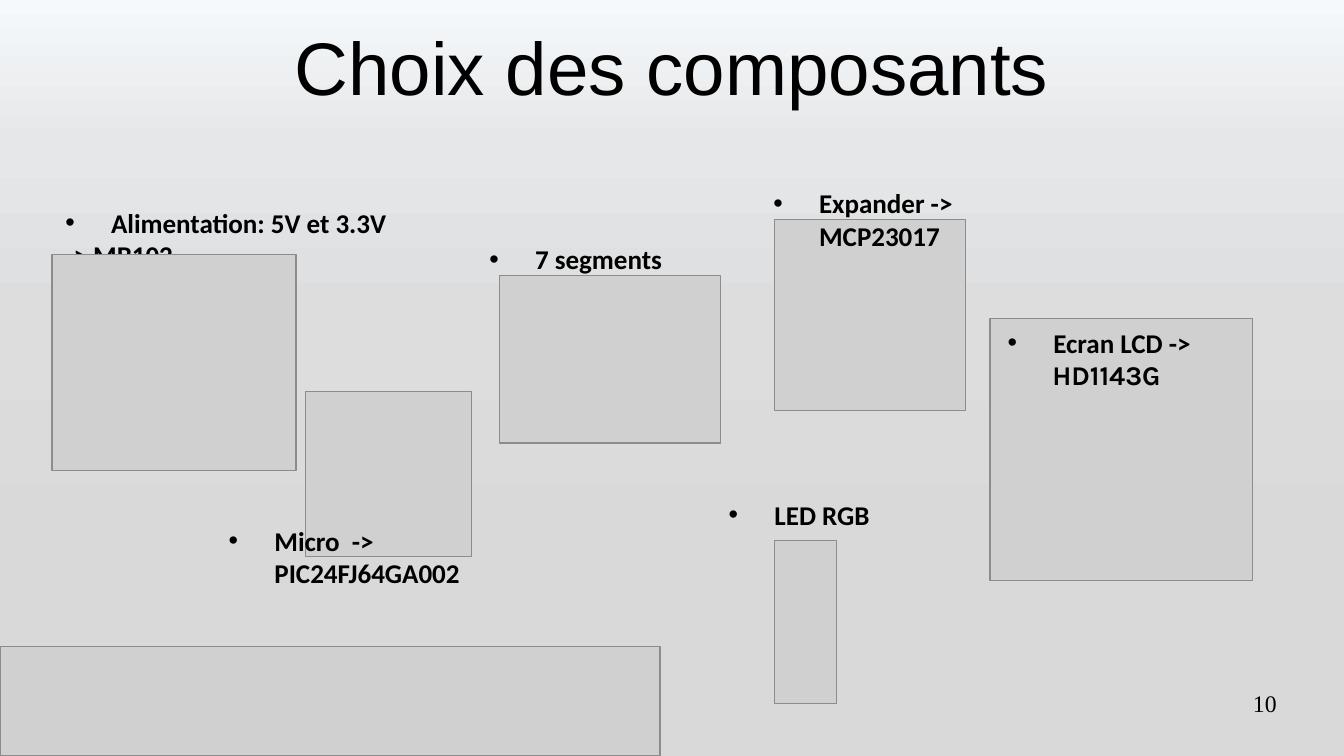
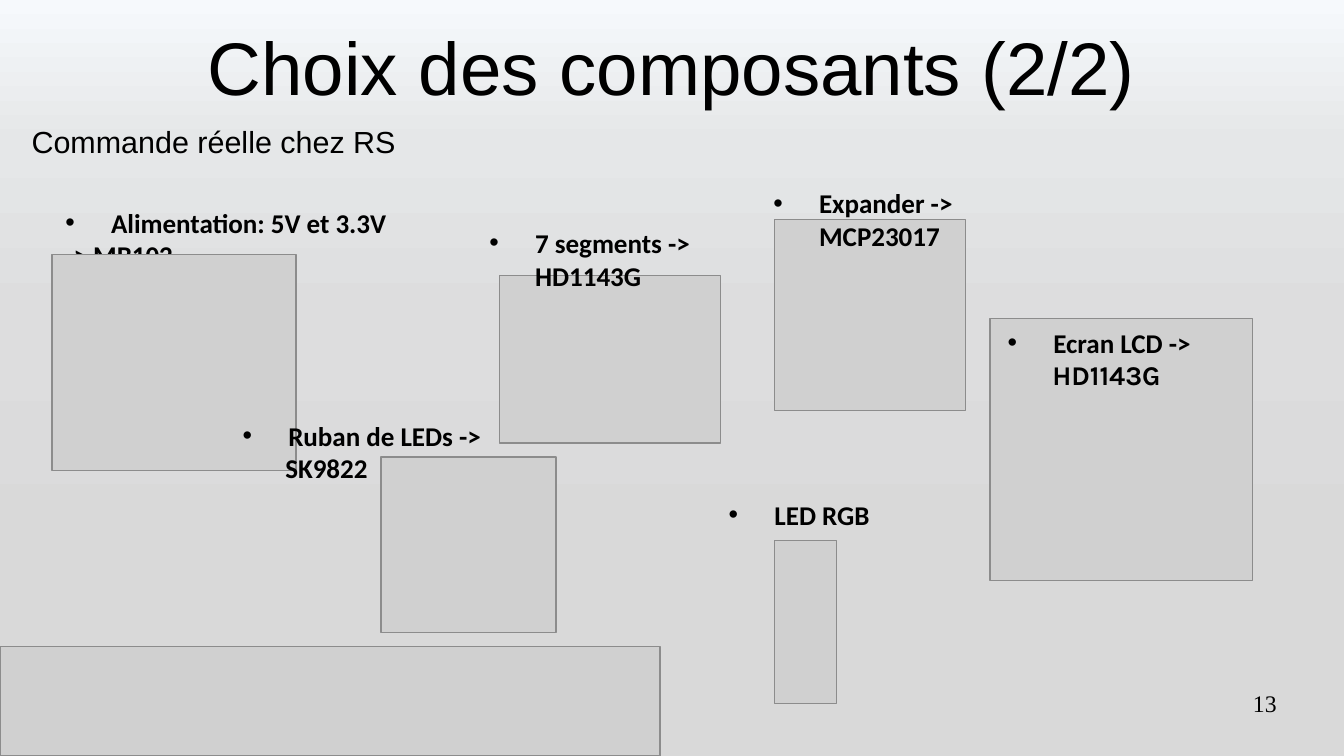
Before and after one commit to romain327/machine-turing, a slide deck: slide 13 of presentation/Presentation Machine de Turing.pptx (slide 10 before the commit). Drawn at 1344x756 pixels with LibreOffice and Linux fonts; fonts in the diff are those of the drawing; grey boxes stand for pictures. Boxes give left, top, right and bottom in pixels: in the first picture for what was removed or moved away, otherwise in the second. Text is boxed around its words. In the diff, an @@ line names an element or a change of style, - is before the commit and + after.

```diff
--- a/presentation/Presentation Machine de Turing.pptx
+++ b/presentation/Presentation Machine de Turing.pptx
@@ title at (208, 41, 1135, 109): text changed @@
-Choix des composants
+Choix des composants (2/2)
@@ text added at (32, 130, 395, 154), 18 pt, text #000000 @@
+Commande réelle chez RS
@@ text at (535, 235, 662, 286): text changed @@
-• 7 segments
+• 7 segments -> HD1143G
@@ picture removed at (306, 391, 472, 557) @@
@@ text added at (285, 424, 453, 478), 16 pt, text #000000, bold @@
+• Ruban de LEDs ->
+SK9822
@@ picture added at (381, 457, 556, 633) @@
@@ text removed at (274, 529, 459, 583) @@
-• Micro -> PIC24FJ64GA002
@@ page number at (1253, 696, 1277, 713): text changed @@
-10
+13
```
Also in this commit, not shown: 2 other slides changed, 10 slides added, 2 slides removed, 6 other files.
